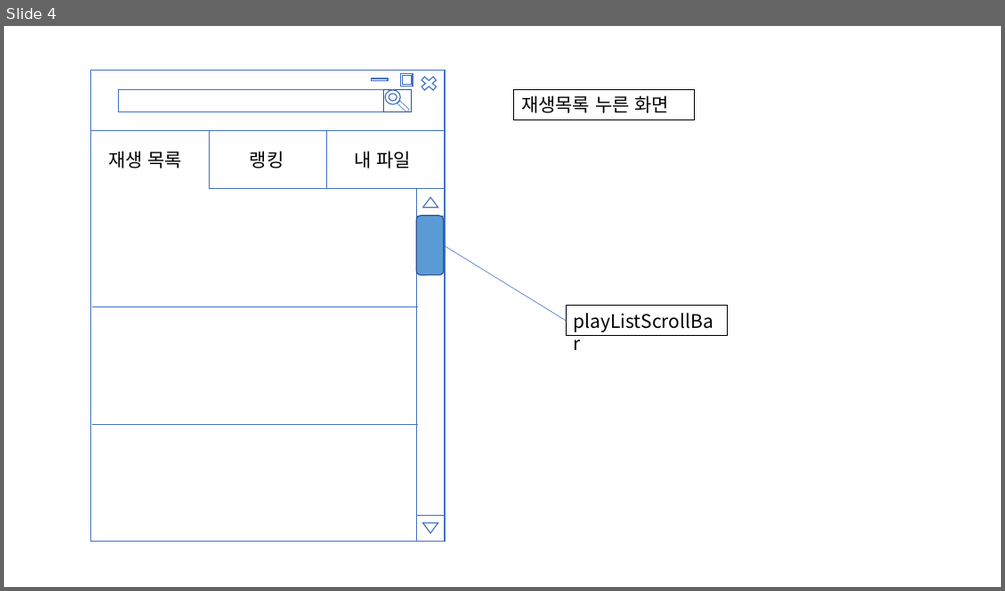
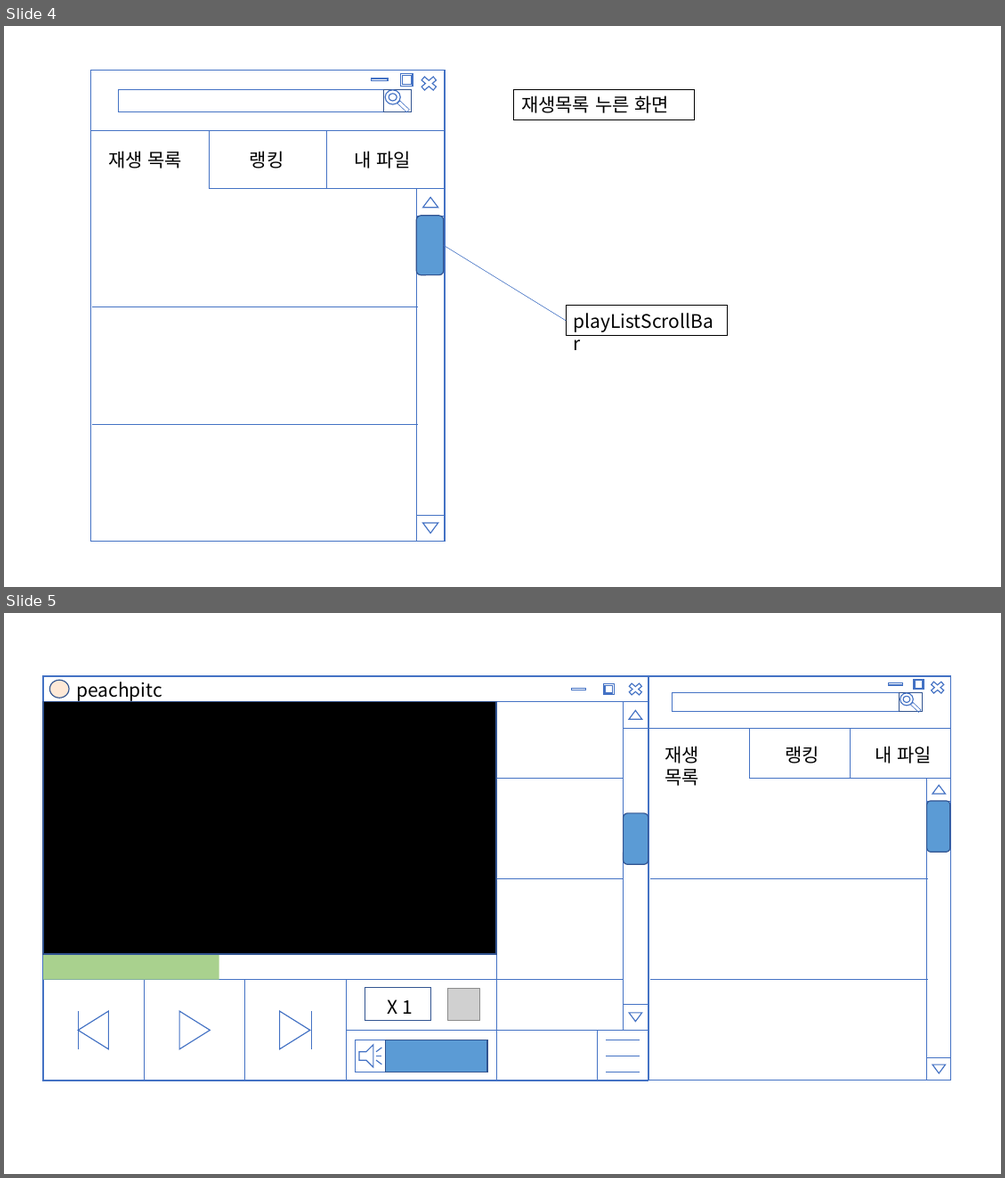
Before and after one commit to shinkeonkim/peachpitch, a slide deck: docs/디자인이름짓기.pptx. Shown one above the other, each under a label of ours: slide 4 before the commit, slides 4 and 5 after it. The pictures are 1005x591 and 1005x1178 pixels, drawn with LibreOffice and Linux fonts; fonts in the diff are those of the drawing; grey boxes stand for pictures. Boxes give left, top, right and bottom in pixels: in the first picture for what was removed or moved away, otherwise in the second. Text is boxed around its words. In the diff, an @@ line names an element or a change of style, - is before the commit and + after.

```diff
--- a/docs/디자인이름짓기.pptx
+++ b/docs/디자인이름짓기.pptx
@@ slide 5 added at box(4, 613, 1001, 1174), background #FFFFFF @@
@@ group added at box(43, 675, 951, 1081): 30 lines, 9 rectangles, 7 triangles, 5 texts, 2 rounded rectangles, 2 crosses, 2 math minuses, 2 frames, 1 action button sound, 1 ellipse, 1 picture, 1 donut @@
+X 1
+peachpitch
+재생 목록
+랭킹
+내 파일
```
Also in this commit, not shown: 1 slide changed.
